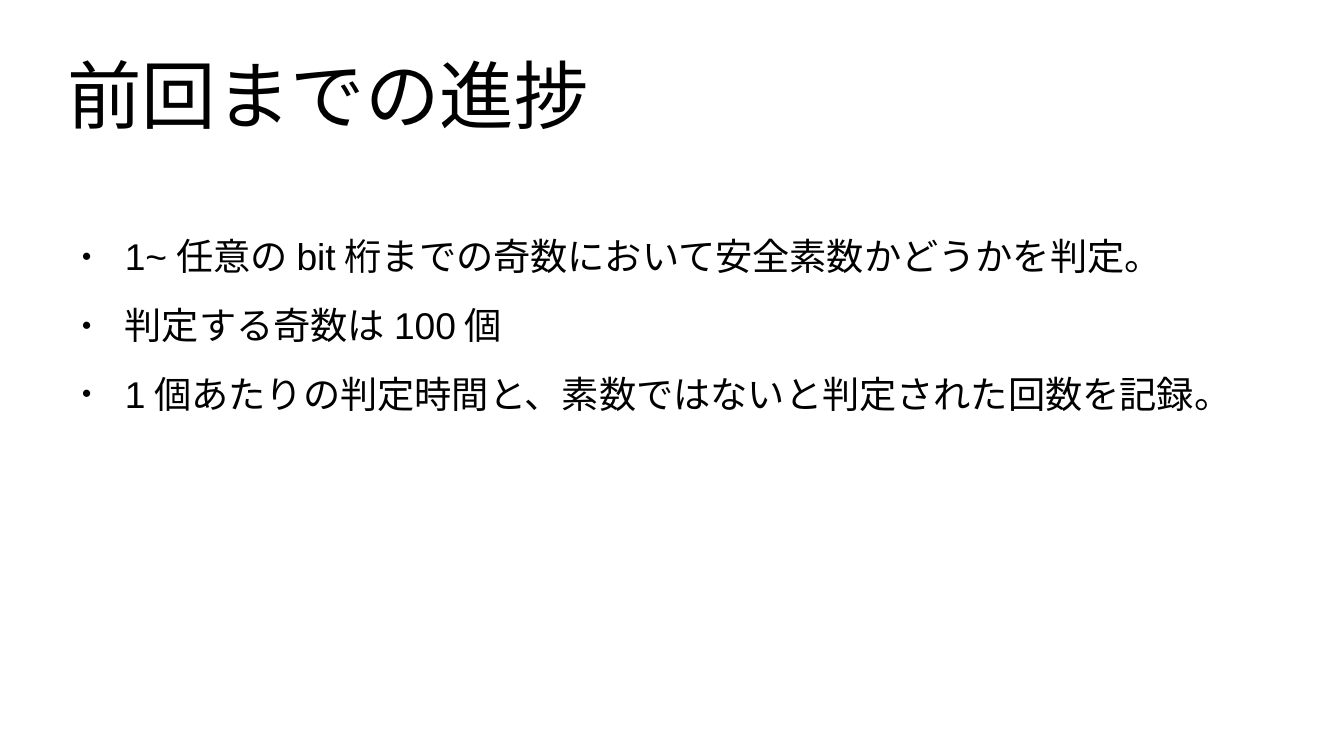
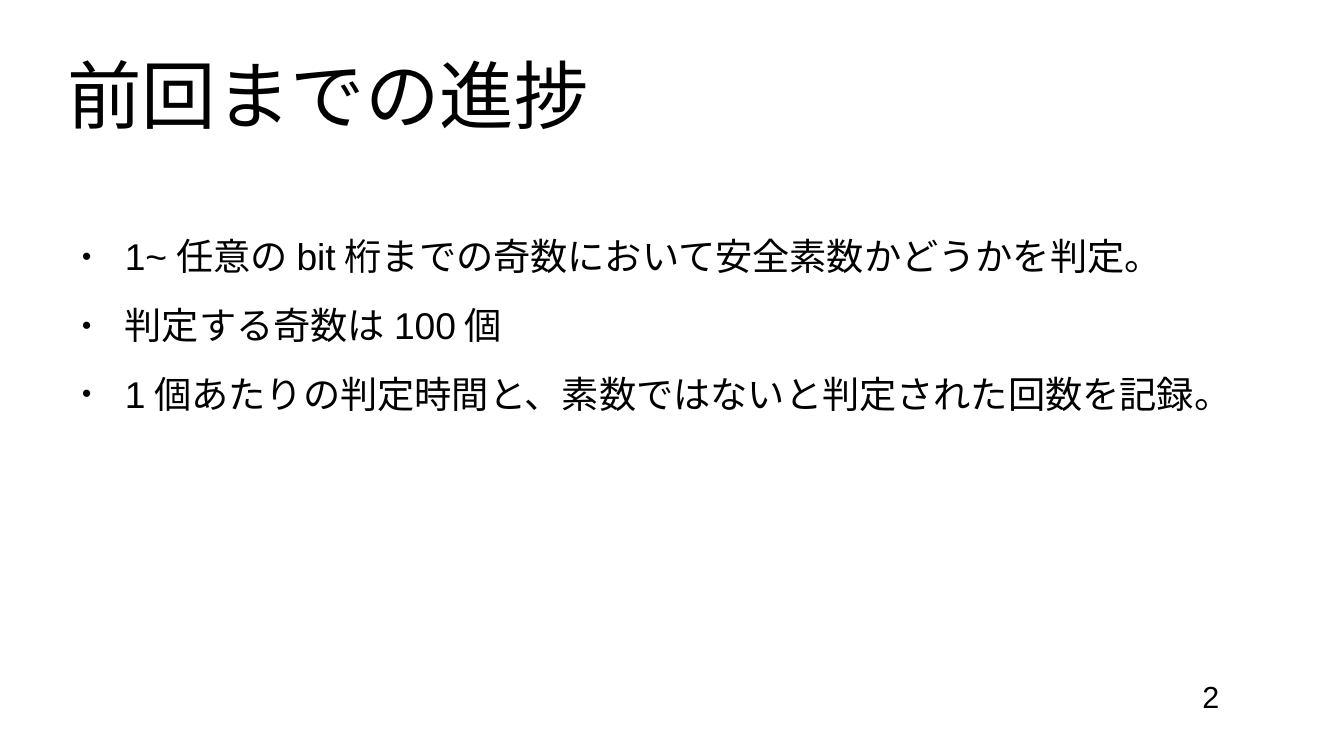
Before and after one commit to donabe8898/prime-test, a slide deck: slide 2 of Impress/1031.odp. Drawn at 1344x756 pixels with LibreOffice and Linux fonts; fonts in the diff are those of the drawing. Boxes give left, top, right and bottom in pixels: in the first picture for what was removed or moved away, otherwise in the second. Text is boxed around its words. In the diff, an @@ line names an element or a change of style, - is before the commit and + after.

```diff
--- a/Impress/1031.odp
+++ b/Impress/1031.odp
@@ page number added at bbox=[1202, 686, 1219, 708], 18 pt, text #000000 @@
+2
```
Also in this commit, not shown: 2 other slides changed, 1 slide added, 1 other file.
